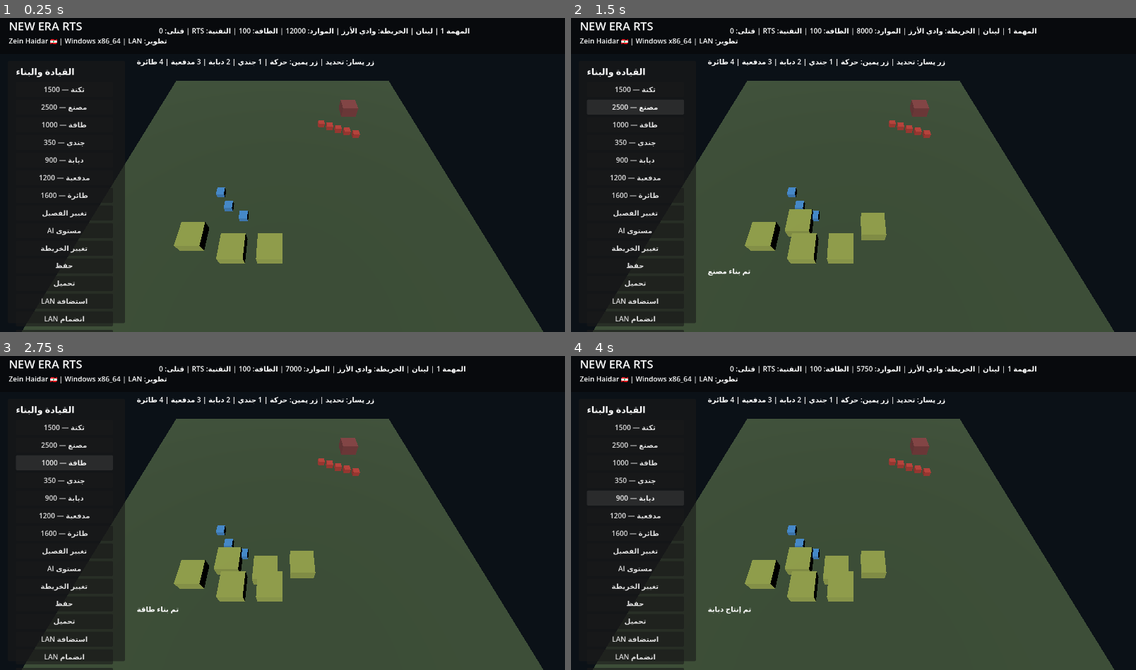
Above: before the commit, frames 1-4 (two rows, left to right).
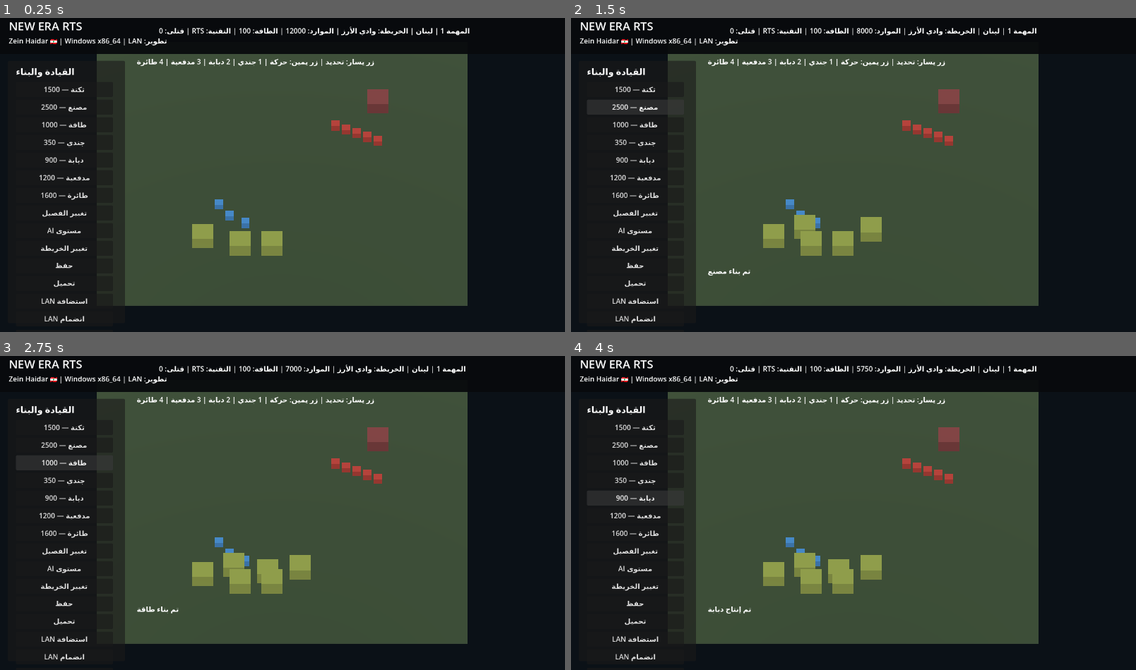
Above: after the commit, the same moments.

Repository: gsgsghdv-pixel/NEW-ERA-RTS
Game: Godot game, scene res://scenes/main.tscn
Two runs of this game, one before a commit and one after it. Both use one fixed random seed, a clock stepped at 60 frames per second and the inputs below.
Inputs:
- Up to frame 1 (0.25 s): no input
- Up to frame 2 (1.5 s): click "ثكنة — 1500" at 0.5 s; click "مصنع — 2500" at 1.25 s
- Up to frame 3 (2.75 s): click "طاقة — 1000" at 2 s
- Up to frame 4 (4 s): click "جندي — 350" at 2.75 s; click "دبابة — 900" at 3.5 s

The runs differ from the first frame. In frame 1, 20% of the frame differs, in the area x 3-97%, y 11-100%; in frame 2, 20%; in frame 3, 21%; in frame 4, 21%.

Commit message:
fix: attach safe map camera controller

Diff:
--- a/scenes/main.tscn
+++ b/scenes/main.tscn
@@ -1,6 +1,10 @@
-[gd_scene load_steps=2 format=3]
+[gd_scene load_steps=3 format=3]
 
 [ext_resource path="res://scripts/main.gd" type="Script" id="1"]
+[ext_resource path="res://scripts/map_safety.gd" type="Script" id="2"]
 
 [node name="NEW_ERA_RTS" type="Node3D"]
 script = ExtResource("1")
+
+[node name="MapSafety" type="Node" parent="."]
+script = ExtResource("2")
